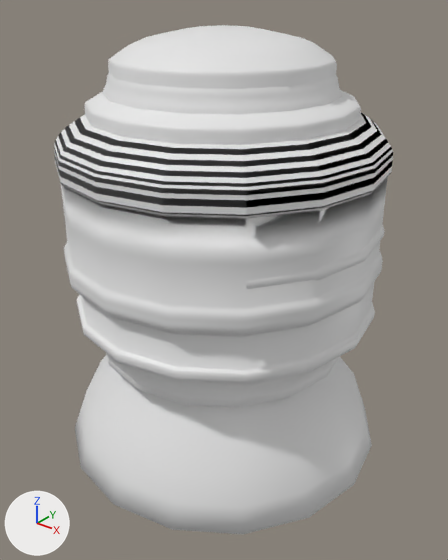
The FBX model Export Art/Environment/Props/WaterTowers_001.fbx: old version first, new version second.
The view is the same before and after, from a 50 mm camera at (42.9, -53.4, 56.7) aimed at (0.6, -0.6, 24.0). Lighting does not change. The marker at lower left points along +X, +Y and +Z. The first picture is the older version. Where no turn or scale is listed for an object, it has been applied to the vertices. Vertices at exactly the same position are counted once.

Objects in the first picture: 'WaterTowers_001'.
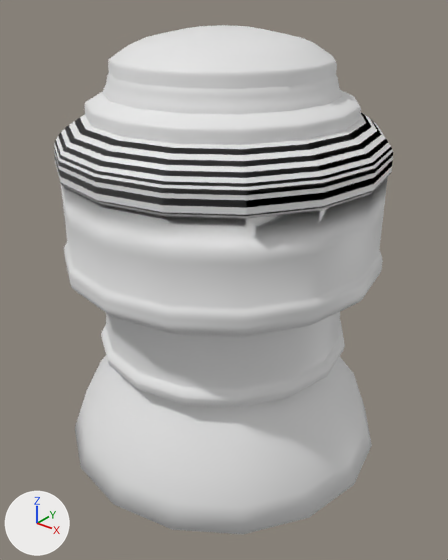
Pixel boxes [x1, y1, x2, y2] of what changed, in the pictures (448 x 560 px):
```json
{"part": 1, "of": "me_watertowers_001", "change": "deleted", "before": [77, 225, 385, 384]}
```

Scene script edits in JSON lines:
```json
{"block": "me_watertowers_001", "where": "# used by ob_watertowers_001; location = (0.0, 0.0, 0.0)"}
{"op": "remove", "block": "me_watertowers_001", "code": "me_watertowers_001.from_pydata(...)  # 9850 vertices, 9968 faces; spans x -20.0..20.0, y -20.0..20.0, z -0.9..52.4"}
{"op": "remove", "block": "me_watertowers_001", "code": "me_watertowers_001.materials.append(mat_material_017)  # white #e7e7e7"}
{"op": "add", "block": "me_watertowers_001", "code": "me_watertowers_001.from_pydata(...)  # 9081 vertices, 9200 faces; spans x -20.0..20.0, y -20.0..20.0, z -0.9..52.4"}
{"block": "me_watertowers_001", "change": "me_watertowers_001 part 1: the loose piece of 769 vertices spanning x -17.9..18.3, y -17.9..18.4, z 0.0..36.9 is deleted"}
```
